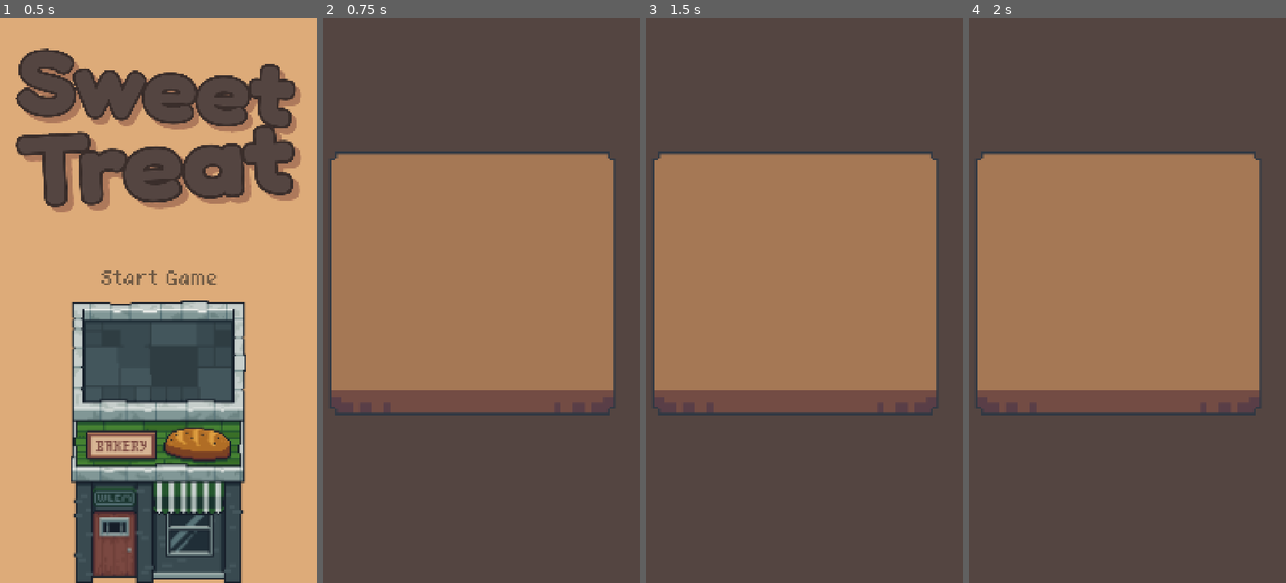
Above: before the commit, frames 1-4 (left to right).
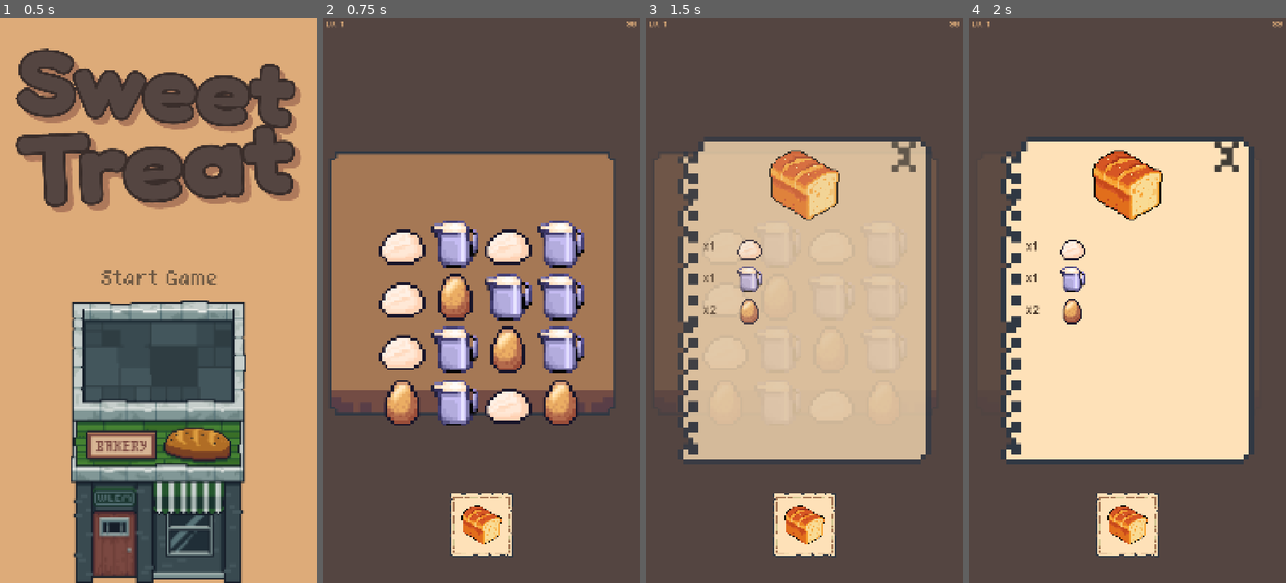
Above: after the commit, the same moments.

Repository: Krisha052/sweet-treat
Game: Godot game, scene res://scenes/main.tscn
Same seed, same stepped clock (60 frames per second), same inputs: the game is played once before the commit and once after it.
Inputs (mouse positions are in pixels of both pictures, inside the frame that each line leads up to):
- Up to frame 1 (0.5 s): no input
- Up to frame 2 (0.75 s): click (481, 277) at 0.5 s
- Up to frame 3 (1.5 s): click (804, 526) at 1.27 s
- Up to frame 4 (2 s): no input

Frame 1 is identical in both runs. In frame 2, 15% of the frame differs, in the area x 1-99%, y 0-96%; in frame 3, 52%; in frame 4, 52%.
Error before the commit: Parse Error: Could not find type "ReceiptDisplay" in the current scope. (res://scripts/ui/hud.gd:18)

Commit message:
Replace text receipts with icon dish card row + Recipe Frame popup
Checkpoint 2: DishCard + HUD
- dish_card.tscn / dish_card.gd: TextureButton (220x220) with recipts_card.png
  background and dish icon centered; emits card_pressed(order) signal
- hud.gd: replaces add_receipt/remove_receipt with add_card/remove_card;
  _on_card_pressed instantiates RecipeFrame and calls open(order) on it
- hud.tscn: removes ReceiptContainer (text receipts); adds DishCardRow
  (HFlowContainer, anchor 0.84-1.0, centered) for dish cards below the board
- level_controller.gd: connects order_spawned to hud.add_card; calls
  hud.remove_card on order completion

Checkpoint 3: RecipeFrame
- recipe_frame.tscn / recipe_frame.gd: CanvasLayer layer=0 (renders below
  HUD layer 1 so timer/level label stay visible); full-screen #544541 dimmer;
  recipe_page.png centered (864x1116); dish icon top-center; aggregated
  two-column ingredient list (count label + ingredient icon, one row per
  unique ingredient with deduped counts); close_button.png as child of
  RecipePage (top-right corner, stays anchored regardless of scale);
  0.2s fade in/out tween; timer not paused during frame

Visually verified at 1080x1920: single card (Lv.1), two cards side-by-side
(Lv.3 with max_simultaneous_orders=2), recipe frame open with correct Bun
aggregation (x2 flour / x1 milk / x1 egg). HFlowContainer single-row at 2
orders confirmed; no clipping at bottom edge.

Co-Authored-By: Claude Sonnet 4.6 <noreply@anthropic.com>

Diff:
--- /dev/null
+++ b/scenes/ui/dish_card.tscn
@@ -0,0 +1,21 @@
+[gd_scene load_steps=3 format=3]
+
+[ext_resource type="Script" path="res://scripts/ui/dish_card.gd" id="1_dc"]
+[ext_resource type="Texture2D" path="res://assets/textures/backgrounds/recipts_card.png" id="2_dc"]
+
+[node name="DishCard" type="TextureButton"]
+custom_minimum_size = Vector2(220, 220)
+ignore_texture_size = true
+stretch_mode = 0
+texture_normal = ExtResource("2_dc")
+script = ExtResource("1_dc")
+
+[node name="DishIcon" type="TextureRect" parent="."]
+anchor_right = 1.0
+anchor_bottom = 1.0
+offset_left = 28.0
+offset_top = 28.0
+offset_right = -28.0
+offset_bottom = -28.0
+expand_mode = 1
+stretch_mode = 5
--- a/scenes/ui/hud.tscn
+++ b/scenes/ui/hud.tscn
@@ -1,19 +1,21 @@
-[gd_scene load_steps=4 format=3 uid="uid://c100000000004"]
+[gd_scene load_steps=5 format=3 uid="uid://c100000000004"]
 
 [ext_resource type="Script" uid="uid://bupq881x2oghf" path="res://scripts/ui/hud.gd" id="1_hud"]
-[ext_resource type="PackedScene" uid="uid://c100000000005" path="res://scenes/ui/receipt.tscn" id="2_hud"]
-[ext_resource type="FontFile" path="res://assets/fonts/quaver.ttf" id="3_hud"]
+[ext_resource type="PackedScene" path="res://scenes/ui/dish_card.tscn" id="2_hud"]
+[ext_resource type="PackedScene" path="res://scenes/ui/recipe_frame.tscn" id="3_hud"]
+[ext_resource type="FontFile" path="res://assets/fonts/quaver.ttf" id="4_hud"]
 
 [node name="HUD" type="CanvasLayer"]
 script = ExtResource("1_hud")
-receipt_scene = ExtResource("2_hud")
+dish_card_scene = ExtResource("2_hud")
+recipe_frame_scene = ExtResource("3_hud")
 
 [node name="LevelLabel" type="Label" parent="."]
 offset_left = 12.0
 offset_top = 10.0
 offset_right = 150.0
 offset_bottom = 44.0
-theme_override_fonts/font = ExtResource("3_hud")
+theme_override_fonts/font = ExtResource("4_hud")
 theme_override_font_sizes/font_size = 28
 theme_override_colors/font_color = Color(0.867, 0.671, 0.475, 1)
 
@@ -25,13 +27,12 @@
 anchor_left = 1.0
 anchor_right = 1.0
 horizontal_alignment = 2
-theme_override_fonts/font = ExtResource("3_hud")
+theme_override_fonts/font = ExtResource("4_hud")
 theme_override_font_sizes/font_size = 28
 theme_override_colors/font_color = Color(0.867, 0.671, 0.475, 1)
 
-[node name="ReceiptContainer" type="VBoxContainer" parent="."]
-offset_left = 10.0
-offset_top = 58.0
-offset_right = 250.0
-offset_bottom = 400.0
-theme_override_constants/separation = 16
+[node name="DishCardRow" type="HFlowContainer" parent="."]
+anchor_top = 0.84
+anchor_right = 1.0
+anchor_bottom = 1.0
+alignment = 1
--- /dev/null
+++ b/scenes/ui/recipe_frame.tscn
@@ -0,0 +1,56 @@
+[gd_scene load_steps=4 format=3]
+
+[ext_resource type="Script" path="res://scripts/ui/recipe_frame.gd" id="1_rf"]
+[ext_resource type="Texture2D" path="res://assets/textures/backgrounds/recipe_page.png" id="2_rf"]
+[ext_resource type="Texture2D" path="res://assets/textures/buttons/close_button.png" id="3_rf"]
+
+[node name="RecipeFrame" type="CanvasLayer"]
+layer = 0
+script = ExtResource("1_rf")
+
+[node name="Root" type="Control" parent="."]
+anchor_right = 1.0
+anchor_bottom = 1.0
+mouse_filter = 0
+
+[node name="Dimmer" type="ColorRect" parent="Root"]
+anchor_right = 1.0
+anchor_bottom = 1.0
+color = Color(0.329, 0.271, 0.255, 0.88)
+
+[node name="RecipePage" type="TextureRect" parent="Root"]
+anchor_left = 0.5
+anchor_top = 0.5
+anchor_right = 0.5
+anchor_bottom = 0.5
+offset_left = -432.0
+offset_top = -558.0
+offset_right = 432.0
+offset_bottom = 558.0
+expand_mode = 0
+stretch_mode = 0
+texture = ExtResource("2_rf")
+
+[node name="DishIcon" type="TextureRect" parent="Root/RecipePage"]
+anchor_left = 0.1
+anchor_top = 0.02
+anchor_right = 0.9
+anchor_bottom = 0.28
+expand_mode = 1
+stretch_mode = 5
+
+[node name="IngredientList" type="VBoxContainer" parent="Root/RecipePage"]
+anchor_left = 0.1
+anchor_top = 0.30
+anchor_right = 0.90
+anchor_bottom = 0.96
+theme_override_constants/separation = 20
+
+[node name="CloseButton" type="TextureButton" parent="Root/RecipePage"]
+anchor_left = 0.78
+anchor_top = 0.01
+anchor_right = 1.0
+anchor_bottom = 0.11
+ignore_texture_size = true
+stretch_mode = 5
+texture_normal = ExtResource("3_rf")
--- a/scripts/gameplay/level_controller.gd
+++ b/scripts/gameplay/level_controller.gd
@@ -29,7 +29,7 @@
 	_build_eligible_set(config)
 	_init_board()
 
-	_order_manager.order_spawned.connect(_hud.add_receipt)
+	_order_manager.order_spawned.connect(_hud.add_card)
 	_order_manager.order_completed.connect(_on_order_completed_cb)
 	_order_manager.setup(config)
 
@@ -101,7 +101,7 @@
 # --- Order completion + board refill ---
 
 func _on_order_completed_cb(order: Order) -> void:
-	_hud.remove_receipt(order)
+	_hud.remove_card(order)
 
 	# Refill every slot consumed by this order with a fresh random ingredient.
 	for slot in order.get_consumed_slots():
--- /dev/null
+++ b/scripts/ui/dish_card.gd
@@ -0,0 +1,13 @@
+class_name DishCard
+extends TextureButton
+
+signal card_pressed(order: Order)
+
+var _order: Order
+
+func _ready() -> void:
+	pressed.connect(func(): card_pressed.emit(_order))
+
+func set_order(order: Order) -> void:
+	_order = order
+	$DishIcon.texture = order.recipe_data.icon
--- a/scripts/ui/hud.gd
+++ b/scripts/ui/hud.gd
@@ -1,10 +1,13 @@
 extends CanvasLayer
 
-@export var receipt_scene: PackedScene
+const DishCard := preload("res://scripts/ui/dish_card.gd")
+
+@export var dish_card_scene: PackedScene
+@export var recipe_frame_scene: PackedScene
 
 @onready var _timer_label: Label = $TimerLabel
 @onready var _level_label: Label = $LevelLabel
-@onready var _receipt_container: VBoxContainer = $ReceiptContainer
+@onready var _card_row: HFlowContainer = $DishCardRow
 
 func set_level(level_id: int) -> void:
 	_level_label.text = "Lv. %d" % (level_id + 1)
@@ -12,15 +15,23 @@
 func update_timer(seconds_left: float) -> void:
 	_timer_label.text = "%d" % ceili(seconds_left)
 
-func add_receipt(order: Order) -> void:
-	if not receipt_scene:
+func add_card(order: Order) -> void:
+	if not dish_card_scene:
 		return
-	var receipt: ReceiptDisplay = receipt_scene.instantiate()
-	receipt.set_order(order)
-	_receipt_container.add_child(receipt)
+	var card: DishCard = dish_card_scene.instantiate()
+	card.set_order(order)
+	card.card_pressed.connect(_on_card_pressed)
+	_card_row.add_child(card)
 
-func remove_receipt(order: Order) -> void:
-	for child in _receipt_container.get_children():
-		if child is ReceiptDisplay and child._order == order:
+func remove_card(order: Order) -> void:
+	for child in _card_row.get_children():
+		if child is DishCard and child._order == order:
 			child.queue_free()
 			return
+
+func _on_card_pressed(order: Order) -> void:
+	if not recipe_frame_scene:
+		return
+	var frame: Node = recipe_frame_scene.instantiate()
+	get_parent().add_child(frame)
+	frame.open(order)
--- /dev/null
+++ b/scripts/ui/recipe_frame.gd
@@ -0,0 +1,55 @@
+extends CanvasLayer
+
+const _QUAVER := preload("res://assets/fonts/quaver.ttf")
+
+func _ready() -> void:
+	$Root.modulate.a = 0.0
+	$Root/RecipePage/CloseButton.pressed.connect(_close)
+
+func open(order: Order) -> void:
+	$Root/RecipePage/DishIcon.texture = order.recipe_data.icon
+	_build_list(order.recipe_data)
+	var tw := create_tween()
+	tw.tween_property($Root, "modulate:a", 1.0, 0.2)
+
+func _build_list(recipe: RecipeData) -> void:
+	var list: VBoxContainer = $Root/RecipePage/IngredientList
+	for child in list.get_children():
+		child.queue_free()
+
+	var seen: Dictionary = {}
+	var order_ids: Array = []
+	for ing: IngredientData in recipe.ingredients:
+		if ing.id not in seen:
+			seen[ing.id] = {"data": ing, "count": 0}
+			order_ids.append(ing.id)
+		seen[ing.id]["count"] += 1
+
+	for id in order_ids:
+		var entry = seen[id]
+		var row := HBoxContainer.new()
+		row.add_theme_constant_override("separation", 24)
+
+		var label := Label.new()
+		label.text = "x%d" % entry["count"]
+		label.add_theme_font_override("font", _QUAVER)
+		label.add_theme_font_size_override("font_size", 38)
+		label.add_theme_color_override("font_color", Color("#3d2b1f"))
+		label.custom_minimum_size = Vector2(90, 0)
+		label.vertical_alignment = VERTICAL_ALIGNMENT_CENTER
+		row.add_child(label)
+
+		var icon := TextureRect.new()
+		icon.texture = entry["data"].icon
+		icon.custom_minimum_size = Vector2(88, 88)
+		icon.expand_mode = TextureRect.EXPAND_IGNORE_SIZE
+		icon.stretch_mode = TextureRect.STRETCH_KEEP_ASPECT_CENTERED
+		row.add_child(icon)
+
+		list.add_child(row)
+
+func _close() -> void:
+	var tw := create_tween()
+	tw.tween_property($Root, "modulate:a", 0.0, 0.2)
+	await tw.finished
+	queue_free()
